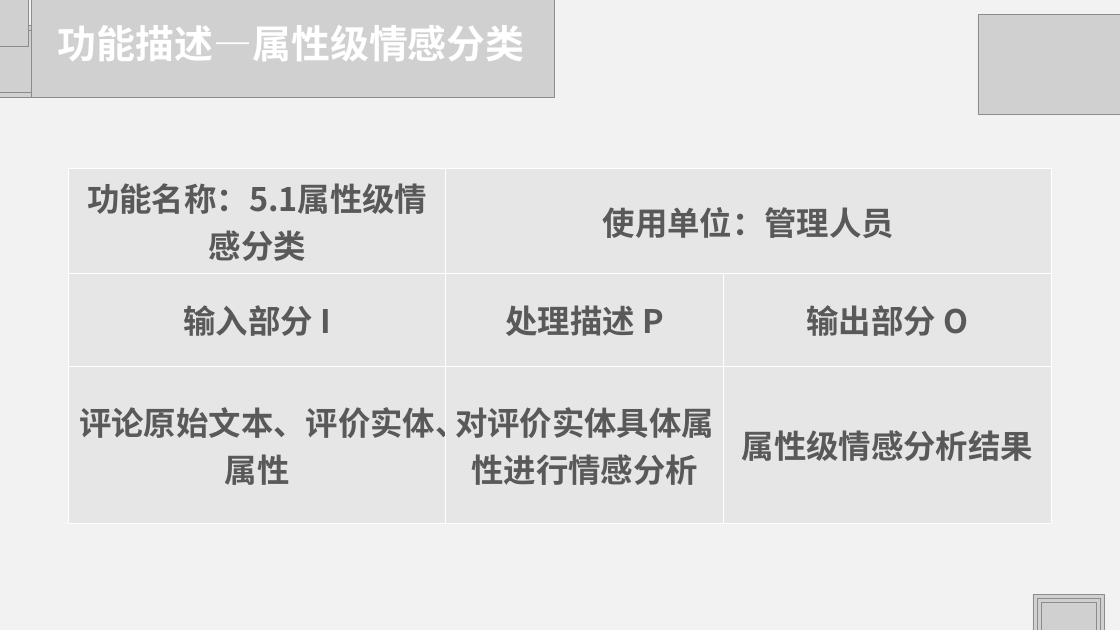
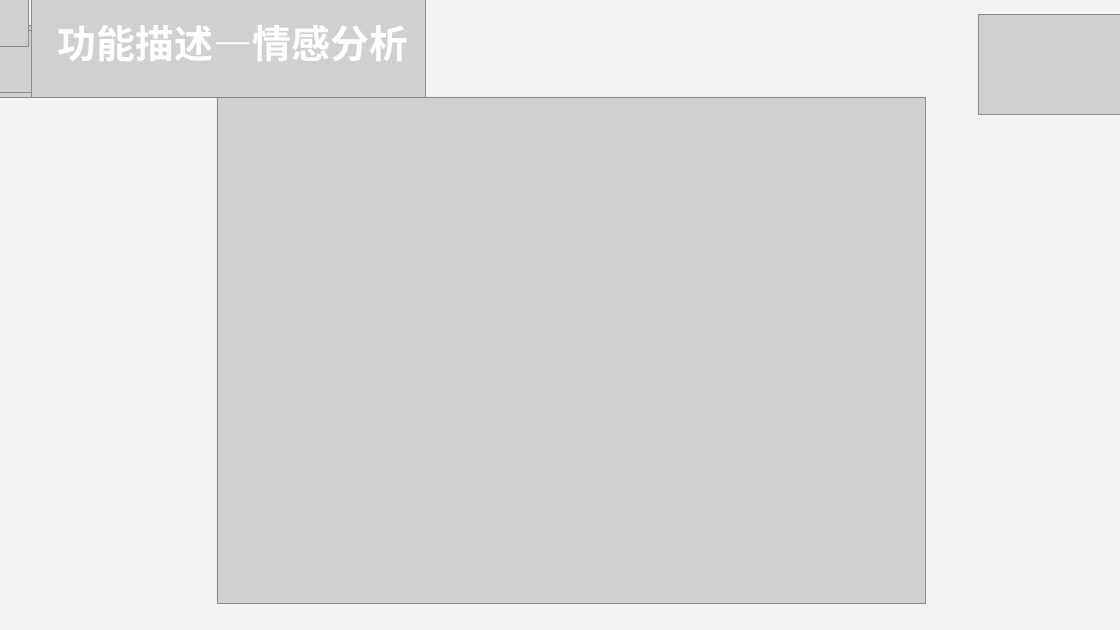
Before and after one commit to HJHGJGHHG/Sentiment-Analysis-System, a slide deck: slide 17 of 文档/PPT.pptx (slide 20 before the commit). Drawn at 1120x630 pixels with LibreOffice and Linux fonts; fonts in the diff are those of the drawing; grey boxes stand for pictures. Boxes give left, top, right and bottom in pixels: in the first picture for what was removed or moved away, otherwise in the second. Text is boxed around its words. In the diff, an @@ line names an element or a change of style, - is before the commit and + after.

```diff
--- a/文档/PPT.pptx
+++ b/文档/PPT.pptx
@@ picture: place and size @@
-picture at [32, 0, 554, 97]
+picture at [32, 0, 425, 97]
@@ text at [58, 25, 408, 61]: text changed @@
-功能描述—属性级情感分类
+功能描述—情感分析
@@ picture added at [217, 97, 926, 604] @@
@@ table removed at [69, 169, 1051, 523], 3 rows, 3 columns @@
-功能名称：5.1属性级情感分类 | 使用单位：管理人员 | 
-输入部分 I | 处理描述 P | 输出部分 O
-评论原始文本、评价实体、属性 | 对评价实体具体属性进行情感分析 | 属性级情感分析结果
@@ picture removed at [1033, 594, 1104, 630] @@
@@ picture removed at [1037, 598, 1100, 630] @@
@@ picture removed at [1041, 603, 1096, 630] @@
```
Also in this commit, not shown: 11 other slides changed, 3 slides added, 5 slides removed, 4 other files.
